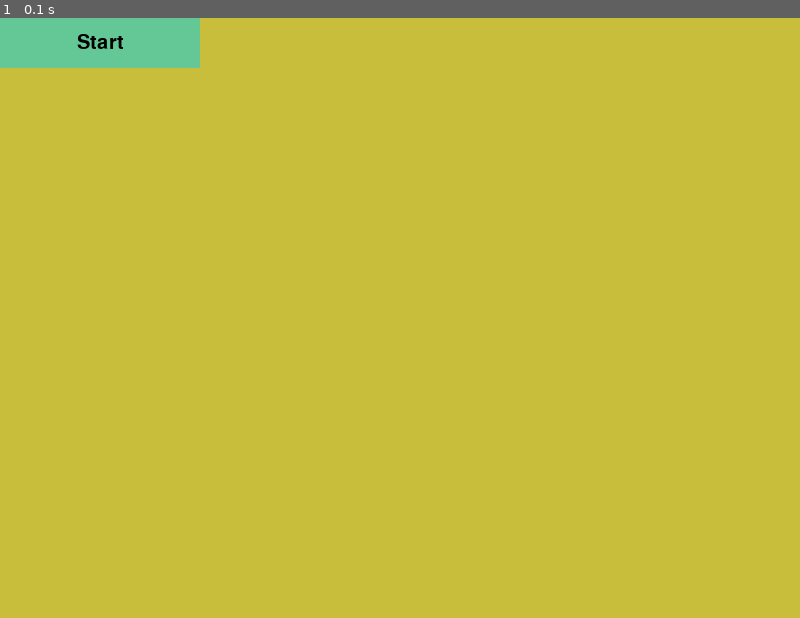
Above: before the commit, frame 1.
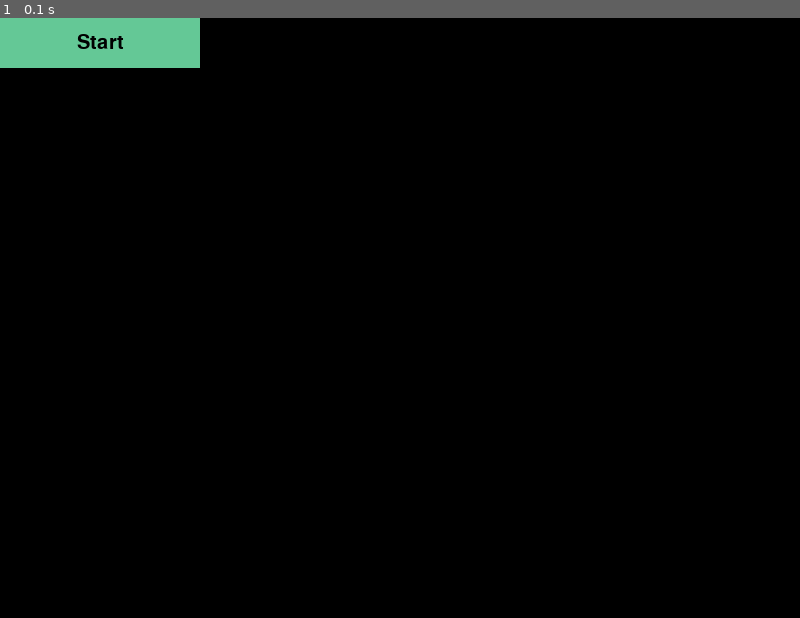
Above: after the commit, the same moment.

Repository: VincentPauley/pygame-hot-rope
Game: pygame game, started from src/main.py
The game is run twice, just before and just after one commit, with the same random seed, the same clock (stepped at 60 frames per second) and the same inputs.
Inputs:
- Up to frame 1 (0.1 s): no input

The runs differ from the first frame. In frame 1, 98% of the frame differs, in the area x 0-100%, y 0-100%.

Commit message:
feat: scene bg param

Diff:
--- a/src/classes/scene.py
+++ b/src/classes/scene.py
@@ -11,13 +11,22 @@
 
     active = False
 
-    def __init__(self, screen):
-        self.screen = screen
+    def __init__(self, scene_params):
+        if scene_params["screen"] is None:
+            raise ValueError("A valid pygame 'screen' param must be provided to Scene")
+
+        self.screen = scene_params["screen"]
+
+        if "bg_color" in scene_params:
+            self.bg_color = scene_params["bg_color"]
+        else:
+            self.bg_color = (0, 0, 0)
+
         self.start_button = Button(
             "Start"
         )  # need an on_click method that can call another scene
 
-    def start_loop(self):
+    def _start_loop(self):
         while self.active:
             for event in pygame.event.get():
                 if event.type == pygame.QUIT:
@@ -25,8 +34,17 @@
                     pygame.quit()
                     return
 
-            self.screen.fill((200, 190, 60))
+            # use provided background color or default to black
+            self.screen.fill(self.bg_color)
 
             self.start_button.draw(self.screen)
 
             pygame.display.flip()
+
+    def activate(self):
+        self.active = True
+        self._start_loop()
+
+
+#     main_menu.active = True
+# main_menu.start_loop()
--- a/src/main.py
+++ b/src/main.py
@@ -11,10 +11,11 @@
 screen = pygame.display.set_mode((SCREEN_WIDTH, SCREEN_HEIGHT))
 pygame.display.set_caption(config["window"]["caption"])
 
-main_menu = Scene(screen)
+main_menu = Scene({"screen": screen})
+game = Scene({"screen": screen, "bg_color": (50, 50, 150)})
 
-main_menu.active = True
-main_menu.start_loop()
+
+main_menu.activate()
 
 # TODO: the other scenes will need to know about eachother in order to call
 # eachother
